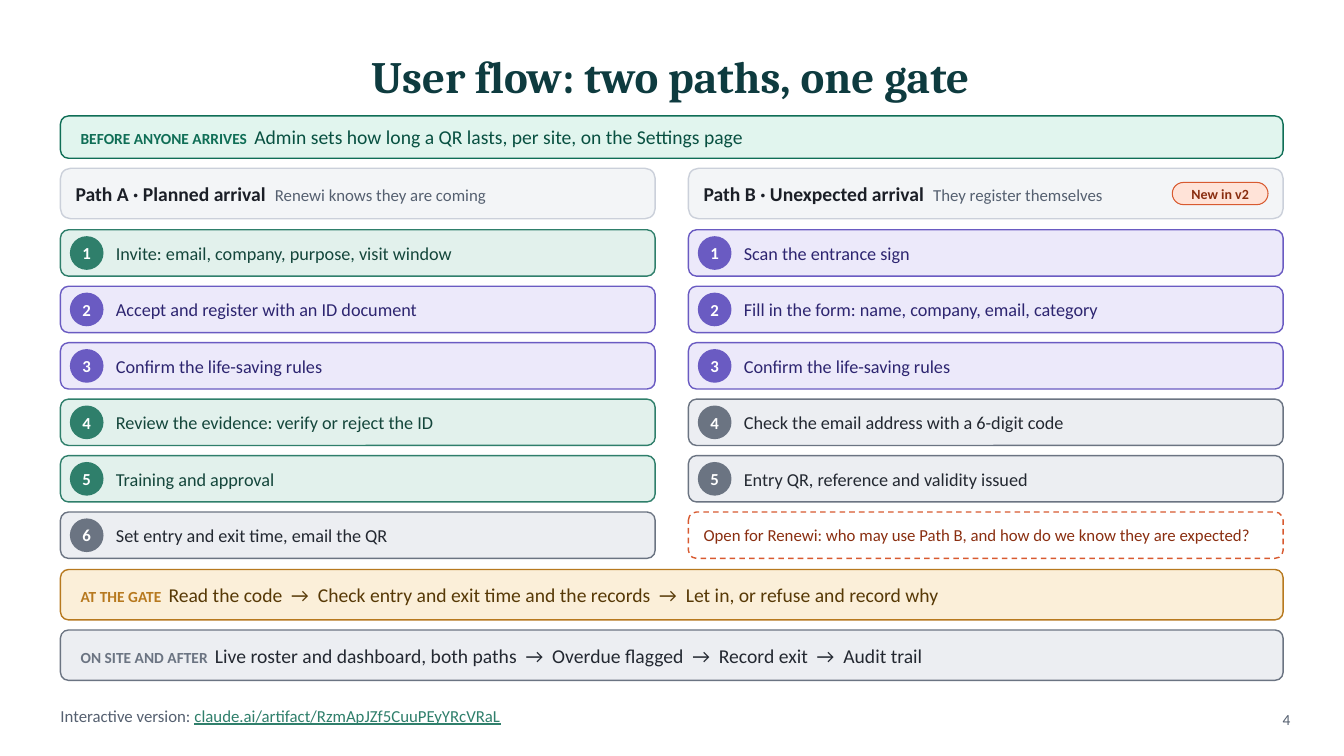
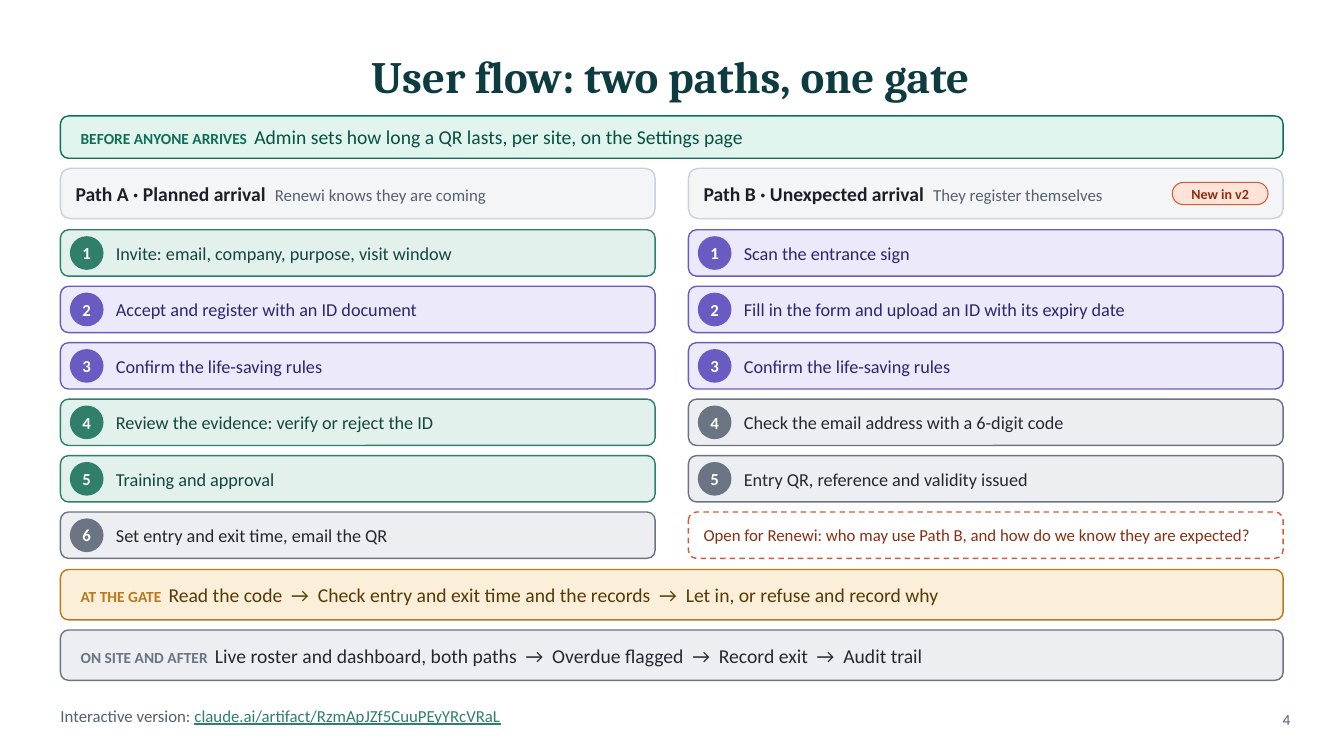
Before and after one commit to Sharon-dt3/vlaardingen_contractor_access, a slide deck: slide 4 of v2/docs/Site-Access-V2-Deck.pptx. Drawn at 1344x756 pixels with LibreOffice and Linux fonts; fonts in the diff are those of the drawing. Boxes give left, top, right and bottom in pixels: in the first picture for what was removed or moved away, otherwise in the second. Text is boxed around its words. In the diff, an @@ line names an element or a change of style, - is before the commit and + after.

```diff
--- a/v2/docs/Site-Access-V2-Deck.pptx
+++ b/v2/docs/Site-Access-V2-Deck.pptx
@@ text at [744, 303, 1125, 319]: text changed @@
-Fill in the form: name, company, email, category
+Fill in the form and upload an ID with its expiry date
```
Also in this commit, not shown: 2 other slides changed, 15 other files.
